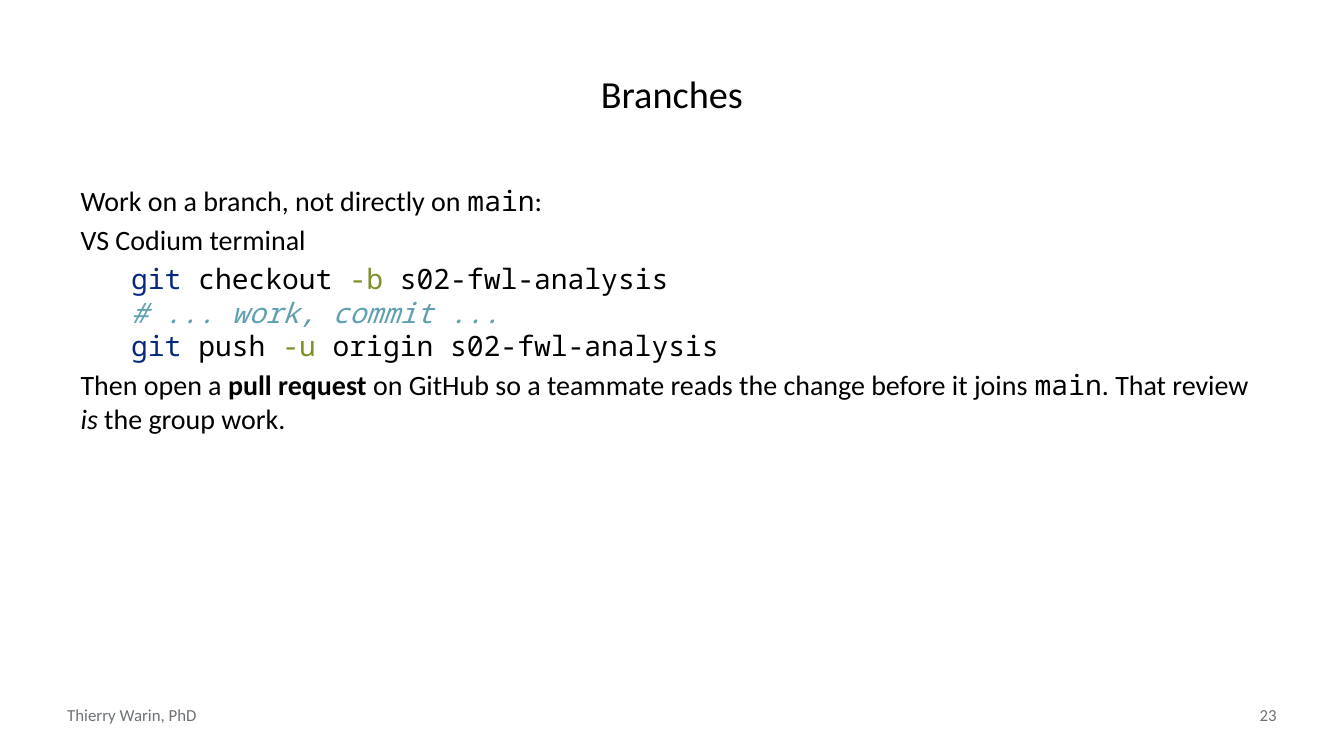
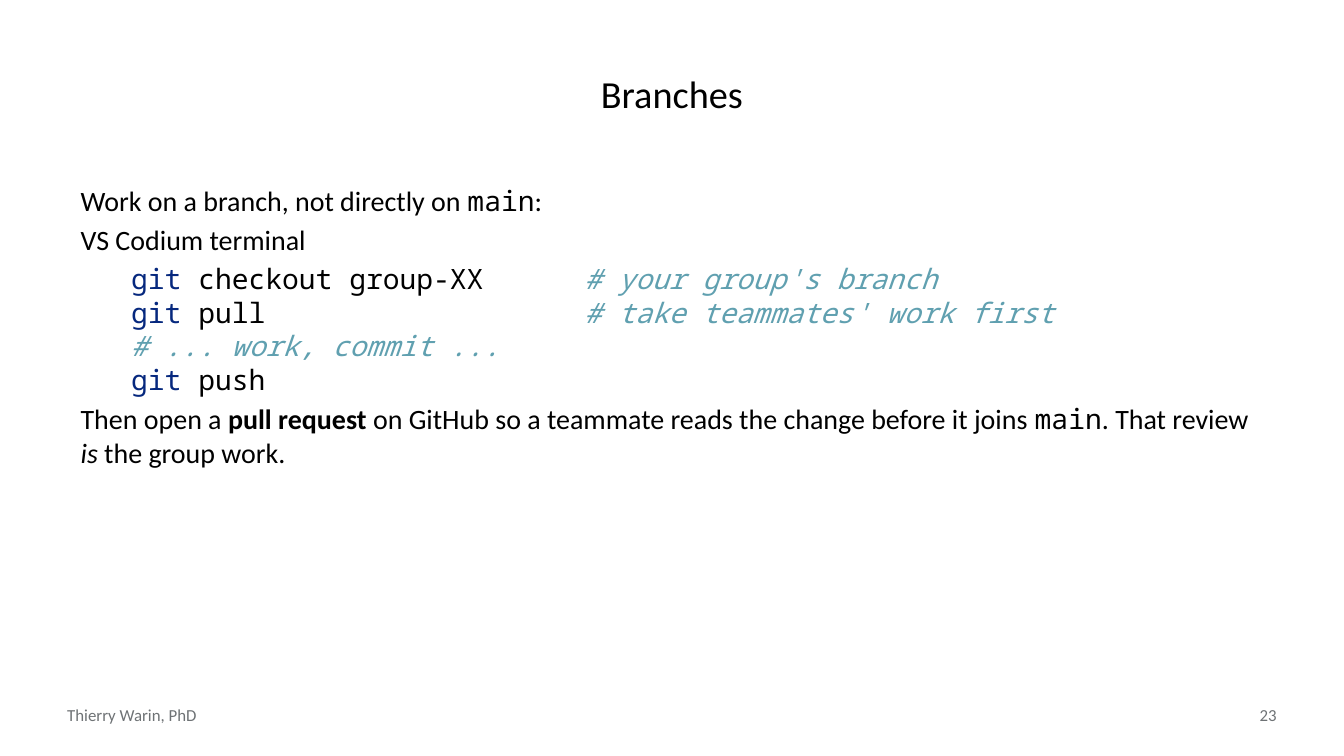
Before and after one commit to warint/quantitative-methods, a slide deck: slide 23 of 02-geometry-of-least-squares/00-pre-session/slides-github-and-teamwork.pptx. Drawn at 1344x756 pixels with LibreOffice and Linux fonts; fonts in the diff are those of the drawing. Boxes give left, top, right and bottom in pixels: in the first picture for what was removed or moved away, otherwise in the second. Text is boxed around its words. In the diff, an @@ line names an element or a change of style, - is before the commit and + after.

```diff
--- a/02-geometry-of-least-squares/00-pre-session/slides-github-and-teamwork.pptx
+++ b/02-geometry-of-least-squares/00-pre-session/slides-github-and-teamwork.pptx
@@ text at (x1=131, y1=267, x2=1055, y2=397): text changed; text colour #000000 to #60A0B0; italic on @@
-git checkout -b s02-fwl-analysis
-# ... work, commit ...
-git push -u origin s02-fwl-analysis
+git checkout group-XX # your group's branch
+git pull # take teammates' work first
+# ... work, commit ...
+git push
```
Also in this commit, not shown: 4 other slides changed, 2 slides added, 2 slides removed, 28 other files.
